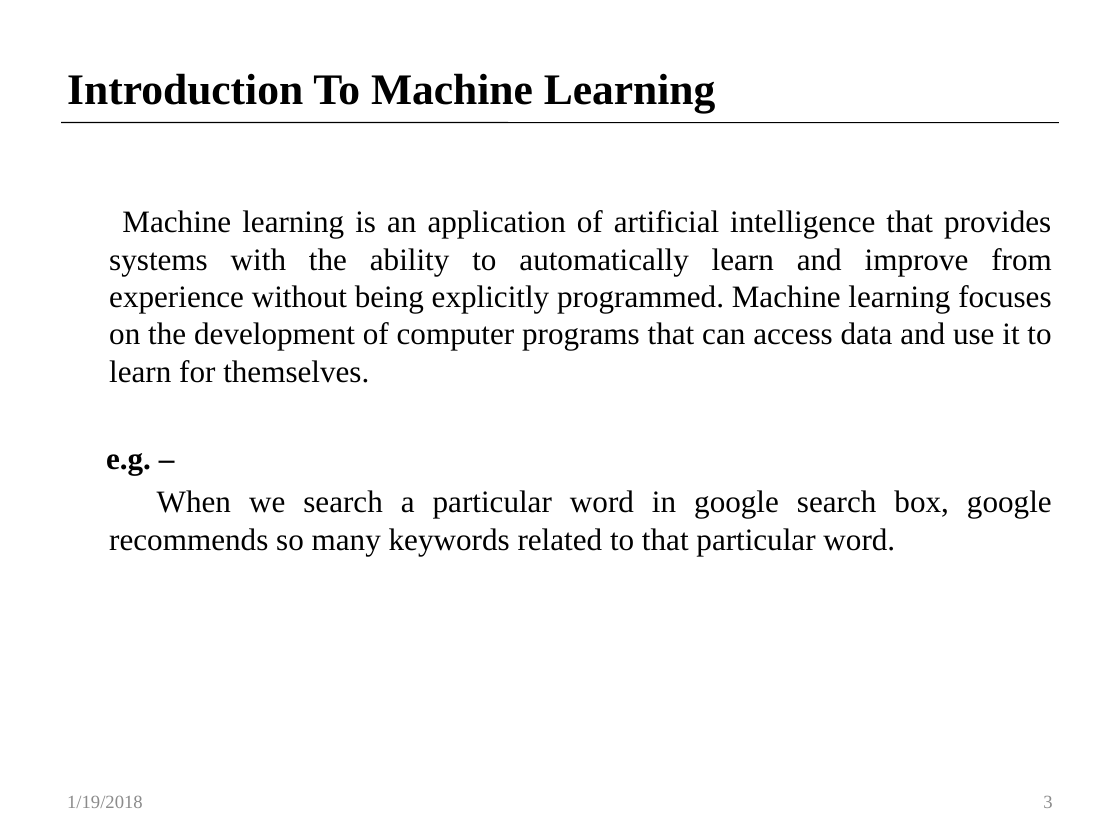
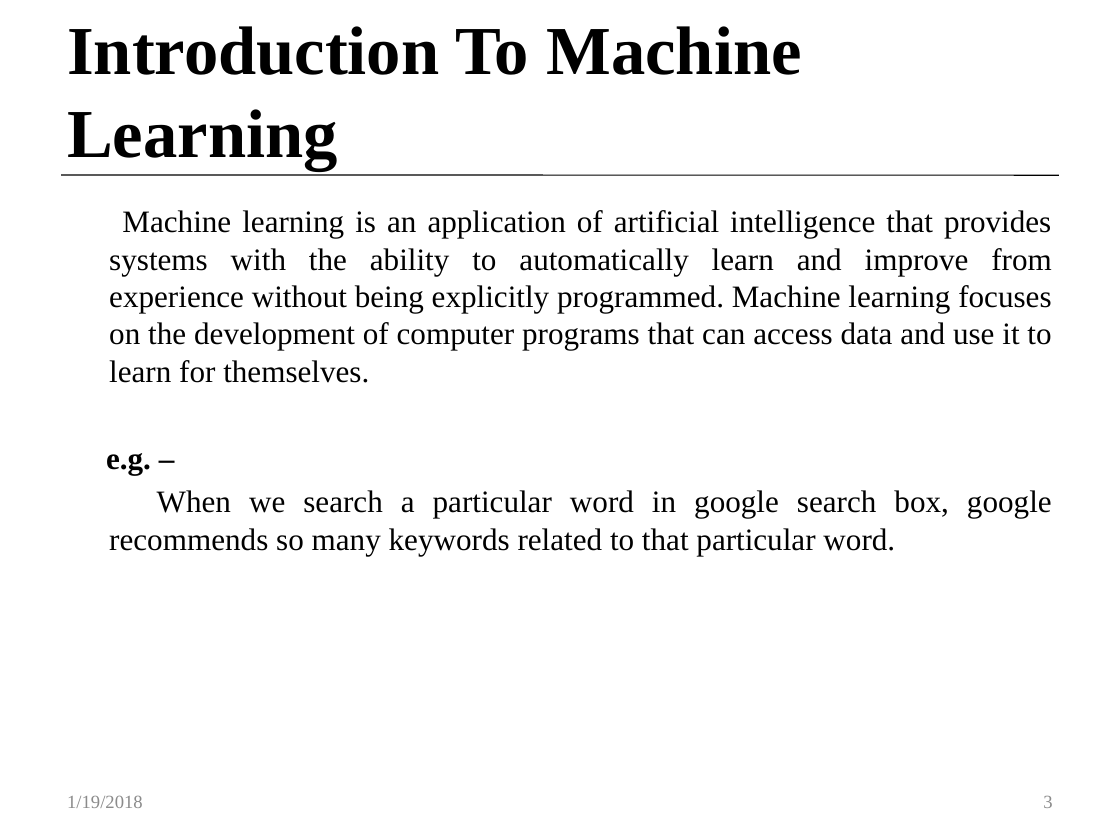
Before and after one commit to Customer-Churn-Prediction/Project-Machine-Learning, a slide deck: slide 3 of Customer Churn Prediction In Telecom Industry.pptx. Drawn at 1120x840 pixels with LibreOffice and Linux fonts; fonts in the diff are those of the drawing. Boxes give left, top, right and bottom in pixels: in the first picture for what was removed or moved away, otherwise in the second. Text is boxed around its words. In the diff, an @@ line names an element or a change of style, - is before the commit and + after.

```diff
--- a/Customer Churn Prediction In Telecom Industry.pptx
+++ b/Customer Churn Prediction In Telecom Industry.pptx
@@ title "Introduction To Machine Learning" at [67,26,801,170]: size 28 to 44.1 pt @@
@@ line moved from (62, 122) - (1058, 123) to (62, 175) - (1058, 175) @@
```
Also in this commit, not shown: 14 other slides changed.
